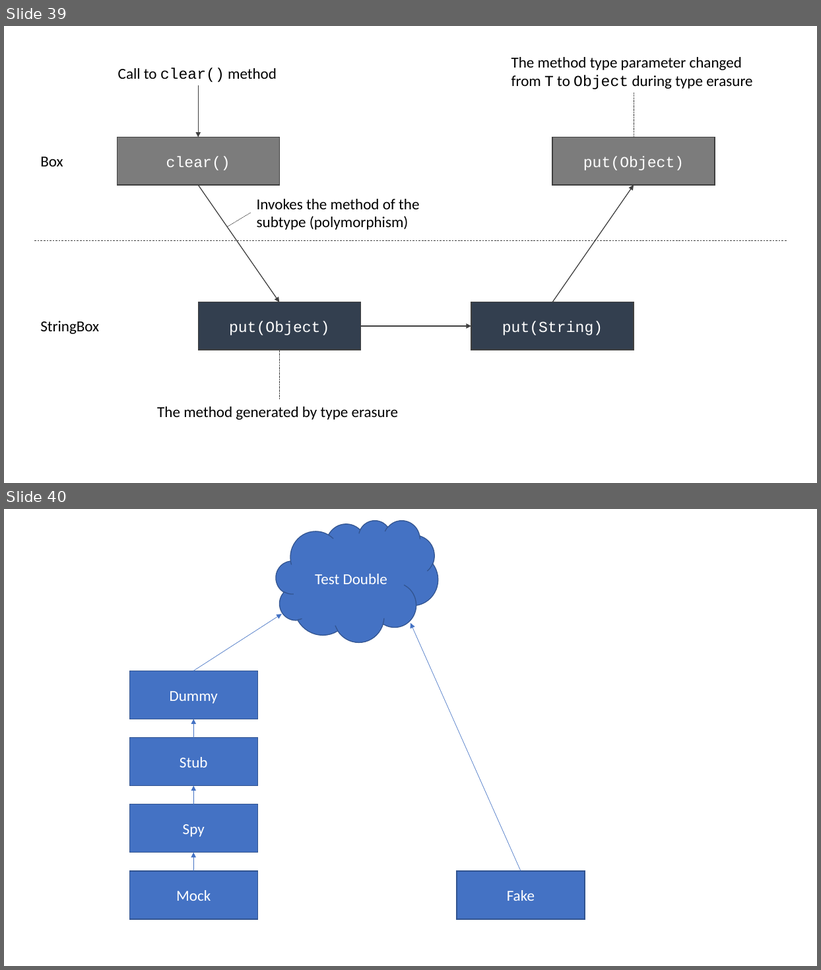
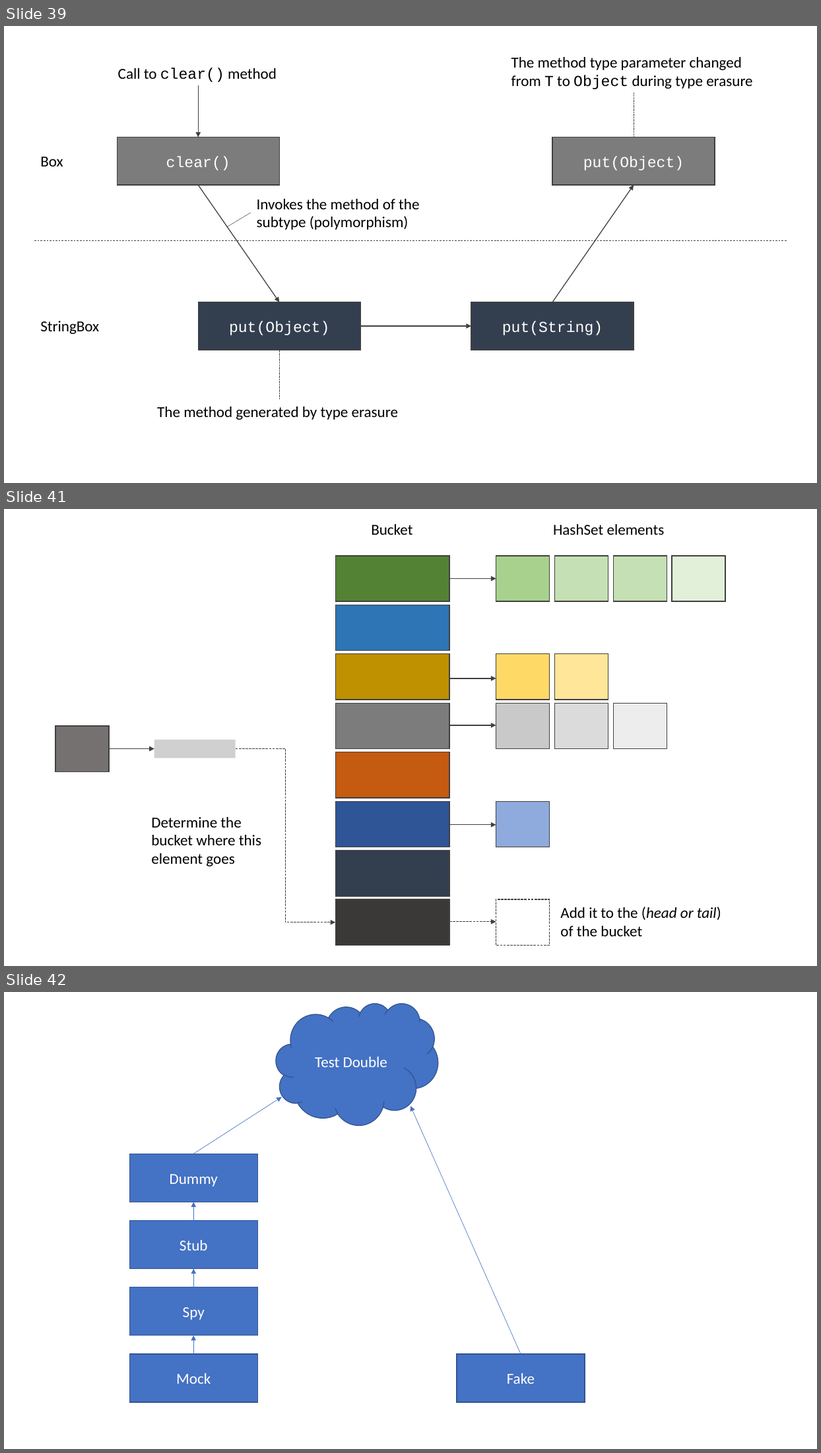
Before and after one commit to albertattard/java-boot-camp, a slide deck: assets/images/Images.pptx. Shown one above the other, each under a label of ours: slides 39 and 40 before the commit, slides 39, 41 and 42 after it; the slides between them are not shown. The pictures are 821x970 and 821x1453 pixels, drawn with LibreOffice and Linux fonts; fonts in the diff are those of the drawing; grey boxes stand for pictures. Boxes give left, top, right and bottom in pixels: in the first picture for what was removed or moved away, otherwise in the second. Text is boxed around its words. In the diff, an @@ line names an element or a change of style, - is before the commit and + after.

```diff
--- a/assets/images/Images.pptx
+++ b/assets/images/Images.pptx
@@ slide 41 added at box(4, 509, 817, 966), background #FFFFFF @@
@@ text added at box(371, 524, 413, 535), 18 pt, text #000000 @@
+Bucket
@@ text added at box(553, 524, 665, 535), 18 pt, text #000000 @@
+HashSet elements
@@ rectangle added at box(335, 556, 450, 601), fill #548235, outline #404040 1 pt @@
@@ rectangle added at box(496, 556, 550, 601), fill #A9D18E, outline #404040 1 pt @@
@@ rectangle added at box(555, 556, 609, 601), fill #C5E0B4, outline #404040 1 pt @@
@@ rectangle added at box(613, 556, 667, 601), fill #C5E0B4, outline #404040 1 pt @@
@@ rectangle added at box(672, 556, 725, 601), fill #E2F0D9, outline #404040 1 pt @@
@@ arrow added from (450, 578) to (496, 578), #404040 1 pt @@
@@ rectangle added at box(335, 605, 450, 650), fill #2E75B6, outline #404040 1 pt @@
@@ rectangle added at box(335, 654, 450, 700), fill #BF9000, outline #404040 1 pt @@
@@ rectangle added at box(496, 654, 550, 700), fill #FFD966, outline #404040 1 pt @@
@@ rectangle added at box(555, 654, 609, 700), fill #FFE699, outline #404040 1 pt @@
@@ arrow added from (450, 679) to (496, 679), #404040 1 pt @@
@@ rectangle added at box(335, 703, 450, 749), fill #7C7C7C, outline #404040 1 pt @@
@@ rectangle added at box(496, 703, 550, 749), fill #C9C9C9, outline #404040 1 pt @@
@@ rectangle added at box(555, 703, 609, 749), fill #DBDBDB, outline #404040 1 pt @@
@@ rectangle added at box(613, 703, 667, 749), fill #EDEDED, outline #404040 1 pt @@
@@ rectangle added at box(55, 726, 109, 772), fill #767171, outline #404040 1 pt @@
@@ arrow added from (450, 725) to (496, 725), #404040 1 pt @@
@@ picture added at box(154, 739, 235, 758) @@
@@ arrow added from (109, 749) to (154, 749), #404040 1 pt @@
@@ elbow arrow added from (236, 749) to (335, 923), #404040 1 pt dashed @@
@@ rectangle added at box(335, 753, 450, 798), fill #C55A11, outline #404040 1 pt @@
@@ rectangle added at box(335, 802, 450, 848), fill #2F5597, outline #404040 1 pt @@
@@ rectangle added at box(496, 802, 550, 848), fill #8FAADC, outline #404040 1 pt @@
@@ text added at box(151, 817, 261, 867), 18 pt, text #000000 @@
+Determine the bucket where this element goes
@@ arrow added from (450, 825) to (496, 825), #404040 1 pt @@
@@ rectangle added at box(335, 851, 450, 896), fill #333F50, outline #404040 1 pt @@
@@ rectangle added at box(335, 900, 450, 946), fill #3B3838, outline #404040 1 pt @@
@@ rectangle added at box(496, 900, 550, 946), outline #404040 1 pt dashed @@
@@ arrow added from (450, 922) to (496, 922), #404040 1 pt dashed @@
@@ text added at box(560, 907, 721, 937), 18 pt, text #000000 @@
+Add it to the (head or tail) of the bucket
@@ what was slide 40 is now slide 42 @@
```
Also in this commit, not shown: 1 other slide added, 3 other files.
